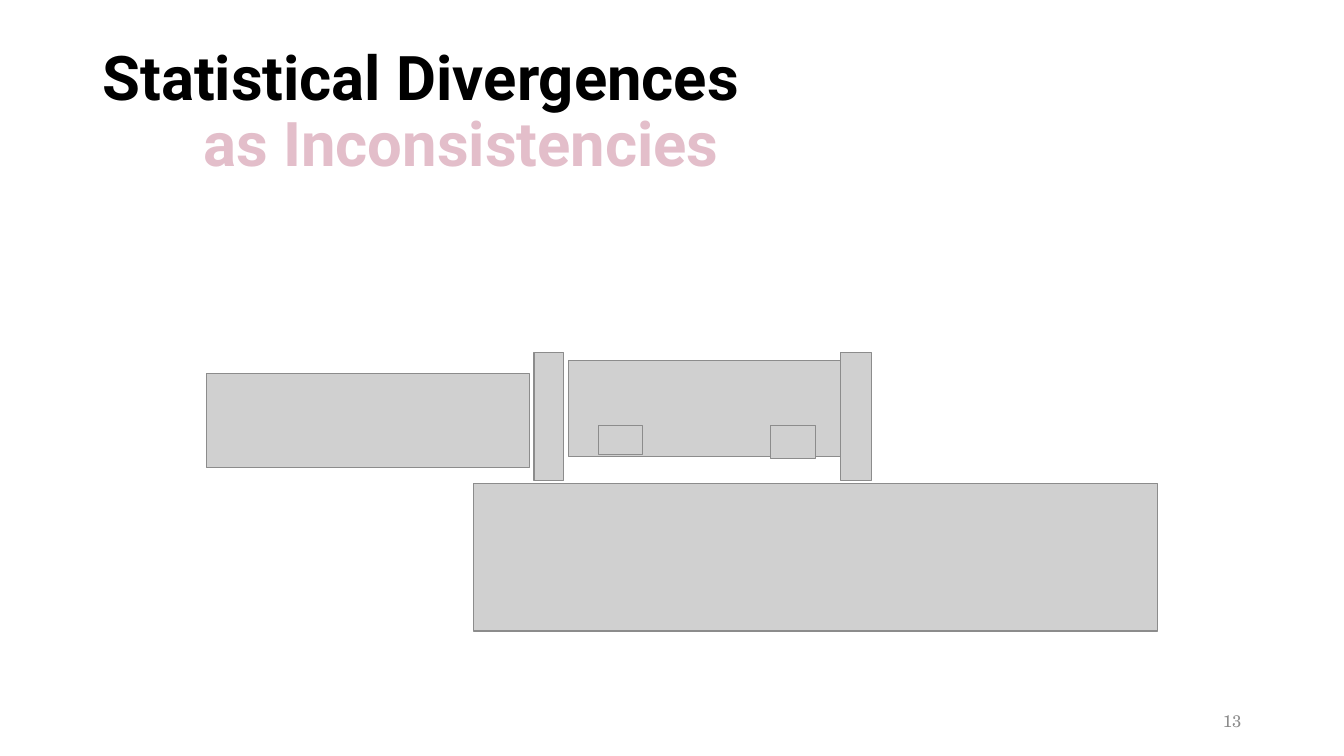
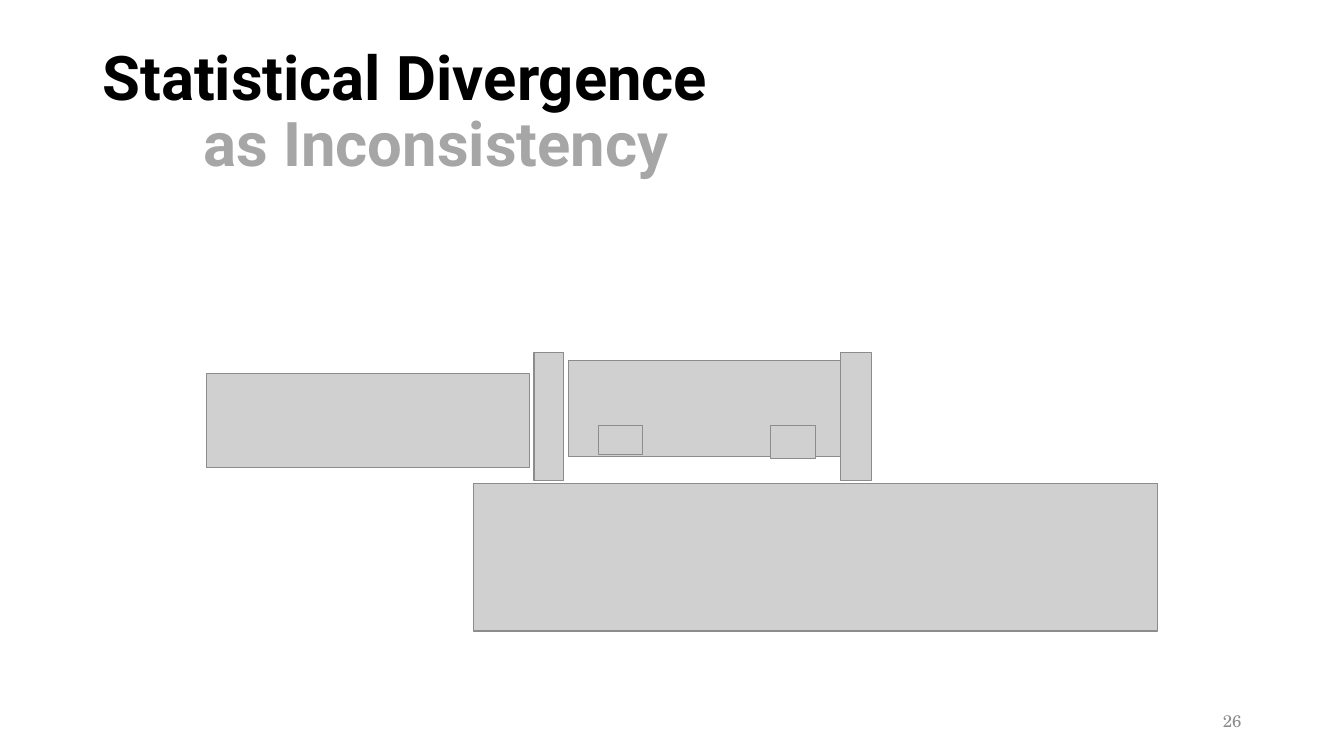
Before and after one commit to orichardson/pdg-expts, a slide deck: slide 26 of present/ai-seminar-2023/one-true-loss--45min.pptx (slide 13 before the commit). Drawn at 1344x756 pixels with LibreOffice and Linux fonts; fonts in the diff are those of the drawing; grey boxes stand for pictures. Boxes give left, top, right and bottom in pixels: in the first picture for what was removed or moved away, otherwise in the second. Text is boxed around its words. In the diff, an @@ line names an element or a change of style, - is before the commit and + after.

```diff
--- a/present/ai-seminar-2023/one-true-loss--45min.pptx
+++ b/present/ai-seminar-2023/one-true-loss--45min.pptx
@@ title at box(102, 53, 708, 179): text changed @@
-Statistical Divergences
-as Inconsistencies
+Statistical Divergence
+as Inconsistency
@@ page number at box(1223, 715, 1242, 727): text changed @@
-13
+26
```
Also in this commit, not shown: 15 other slides changed, 19 slides added.
